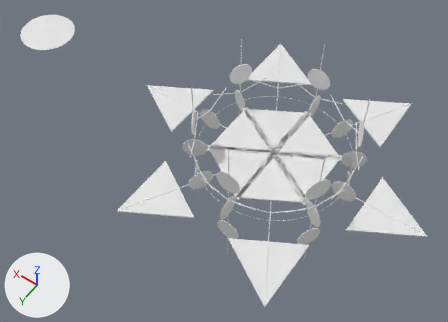
The Blender file untitled.blend: old version first, new version second.
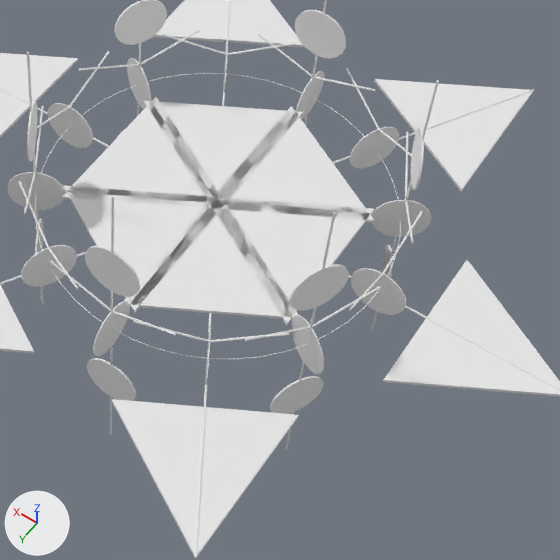
Old and new are each drawn whole from a 50 mm camera at (-0.584, 1.088, 1.529) aimed at (0.155, 0.054, -0.096) and again close up on the part from 40% to 94% of the width and 20% to 96% of the height. Lighting does not change. The marker at lower left points along +X, +Y and +Z.

Objects in the first close-up: 'Big Vane.009', 'Big Vane.010', 'Big Vane.018', 'Big Vane.025', 'Big Vane.026', 'Big Vane.029', 'Big Vane.030', 'Big Vane.033', 'Big Vane.034', 'Big Vane.037', 'Big Vane.038', 'small disk.032'.
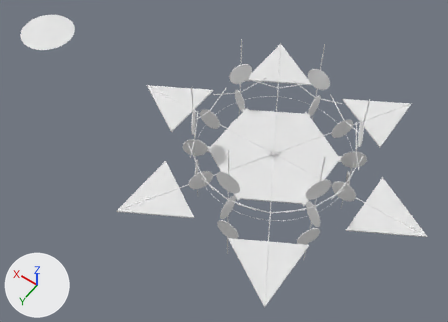
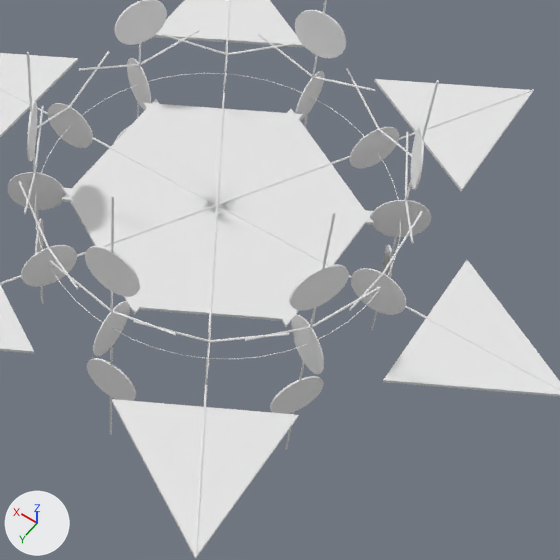
Boxes [x1, y1, x2, y2] around the edits, measured in the close-ups (560 x 560 px):
'Big Vane.026', turned
    before: [124, 194, 298, 319]
    after: [126, 196, 297, 321]
'Big Vane.030', turned
    before: [205, 196, 374, 325]
    after: [208, 199, 374, 327]
'Big Vane.010', turned
    before: [61, 97, 229, 209]
    after: [62, 99, 227, 211]
'Big Vane.034', turned
    before: [204, 106, 375, 223]
    after: [207, 109, 374, 225]
'Big Vane.038', turned
    before: [143, 101, 303, 214]
    after: [143, 103, 303, 212]
'Big Vane.018', turned
    before: [63, 185, 229, 313]
    after: [64, 188, 228, 315]

The change, as a diff of the scene's bpy script:
```diff
--- a/untitled.blend.py
+++ b/untitled.blend.py
@@ ob_big_vane_038 @@
 ob_big_vane_038.location = (0.0, 0.0, 0.115)
-ob_big_vane_038.rotation_euler = (1.571, -1.571, 0.0)  # degrees (90, -90, 0)
+ob_big_vane_038.rotation_euler = (-1.571, -1.571, 0.0)  # degrees (-90, -90, 0)
@@ ob_big_vane_034 @@
 ob_big_vane_034.location = (0.0, 0.0, 0.115)
-ob_big_vane_034.rotation_euler = (1.571, -1.571, 0.0)  # degrees (90, -90, 0)
+ob_big_vane_034.rotation_euler = (-1.571, -1.571, 0.0)  # degrees (-90, -90, 0)
@@ ob_big_vane_030 @@
 ob_big_vane_030.location = (0.0, 0.0, 0.115)
-ob_big_vane_030.rotation_euler = (1.571, -1.571, 0.0)  # degrees (90, -90, 0)
+ob_big_vane_030.rotation_euler = (-1.571, -1.571, 0.0)  # degrees (-90, -90, 0)
@@ ob_big_vane_026 @@
 ob_big_vane_026.location = (0.0, 0.0, 0.115)
-ob_big_vane_026.rotation_euler = (1.571, -1.571, 0.0)  # degrees (90, -90, 0)
+ob_big_vane_026.rotation_euler = (-1.571, -1.571, 0.0)  # degrees (-90, -90, 0)
@@ ob_big_vane_018 @@
 ob_big_vane_018.location = (0.0, 0.0, 0.115)
-ob_big_vane_018.rotation_euler = (1.571, -1.571, 0.0)  # degrees (90, -90, 0)
+ob_big_vane_018.rotation_euler = (-1.571, -1.571, 0.0)  # degrees (-90, -90, 0)
@@ ob_big_vane_010 @@
 ob_big_vane_010.location = (0.0, 0.0, 0.115)
-ob_big_vane_010.rotation_euler = (1.571, -1.571, 0.0)  # degrees (90, -90, 0)
+ob_big_vane_010.rotation_euler = (-1.571, -1.571, 0.0)  # degrees (-90, -90, 0)
```
